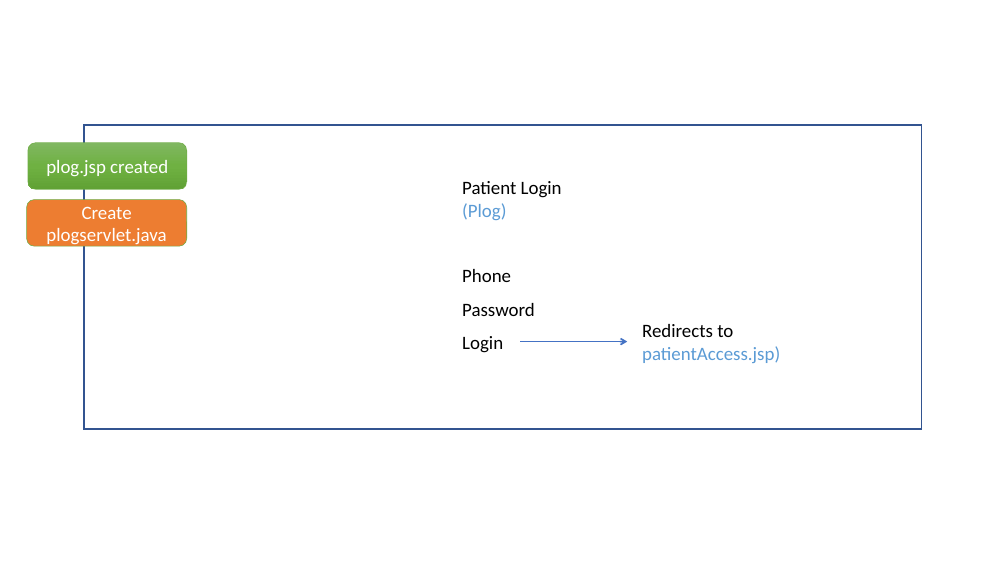
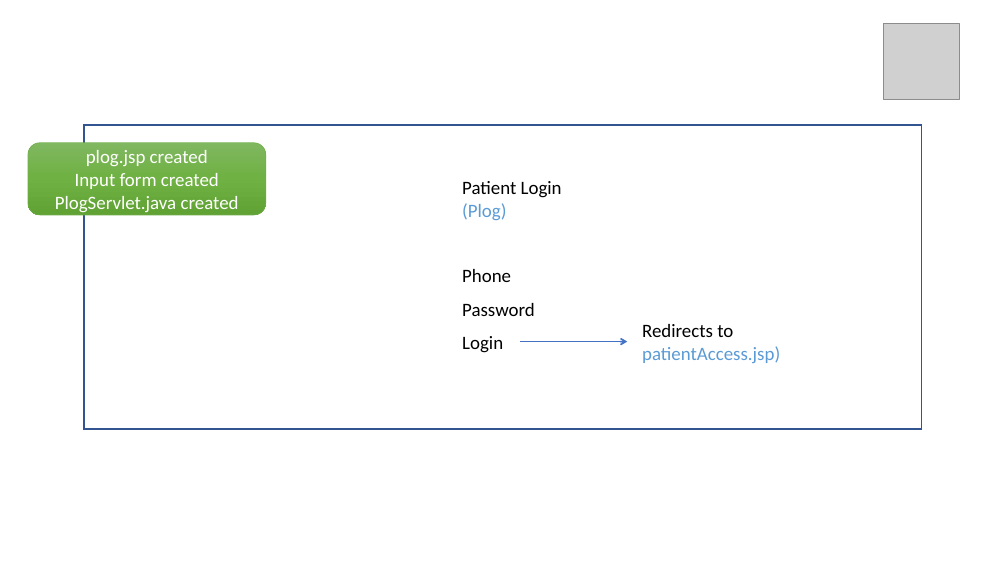
Before and after one commit to aaliceinw/ttagn2, a slide deck: slide 4 of Hospital Management Designv2.pptx. Drawn at 1008x567 pixels with LibreOffice and Linux fonts; fonts in the diff are those of the drawing; grey boxes stand for pictures. Boxes give left, top, right and bottom in pixels: in the first picture for what was removed or moved away, otherwise in the second. Text is boxed around its words. In the diff, an @@ line names an element or a change of style, - is before the commit and + after.

```diff
--- a/Hospital Management Designv2.pptx
+++ b/Hospital Management Designv2.pptx
@@ picture added at (884, 23, 960, 99) @@
@@ rounded rectangle "plog.jsp created": place and size @@
-rounded rectangle "plog.jsp created" at (28, 143, 187, 190)
+rounded rectangle "plog.jsp created" at (28, 143, 266, 216)
@@ text in rounded rectangle at (55, 173, 239, 212): paragraphs added @@
+Input form created
+PlogServlet.java created
@@ rounded rectangle removed at (26, 200, 187, 247) @@
-Create plogservlet.java
```
Also in this commit, not shown: 10 other slides changed, 2 slides removed, 1 other file.
